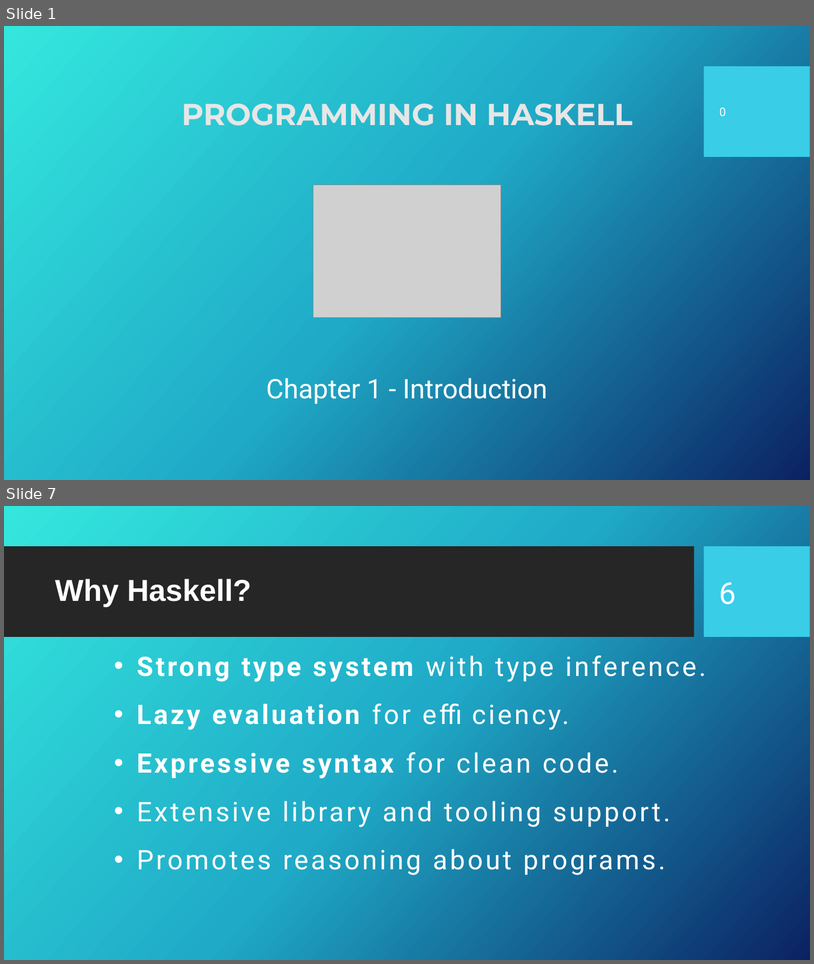
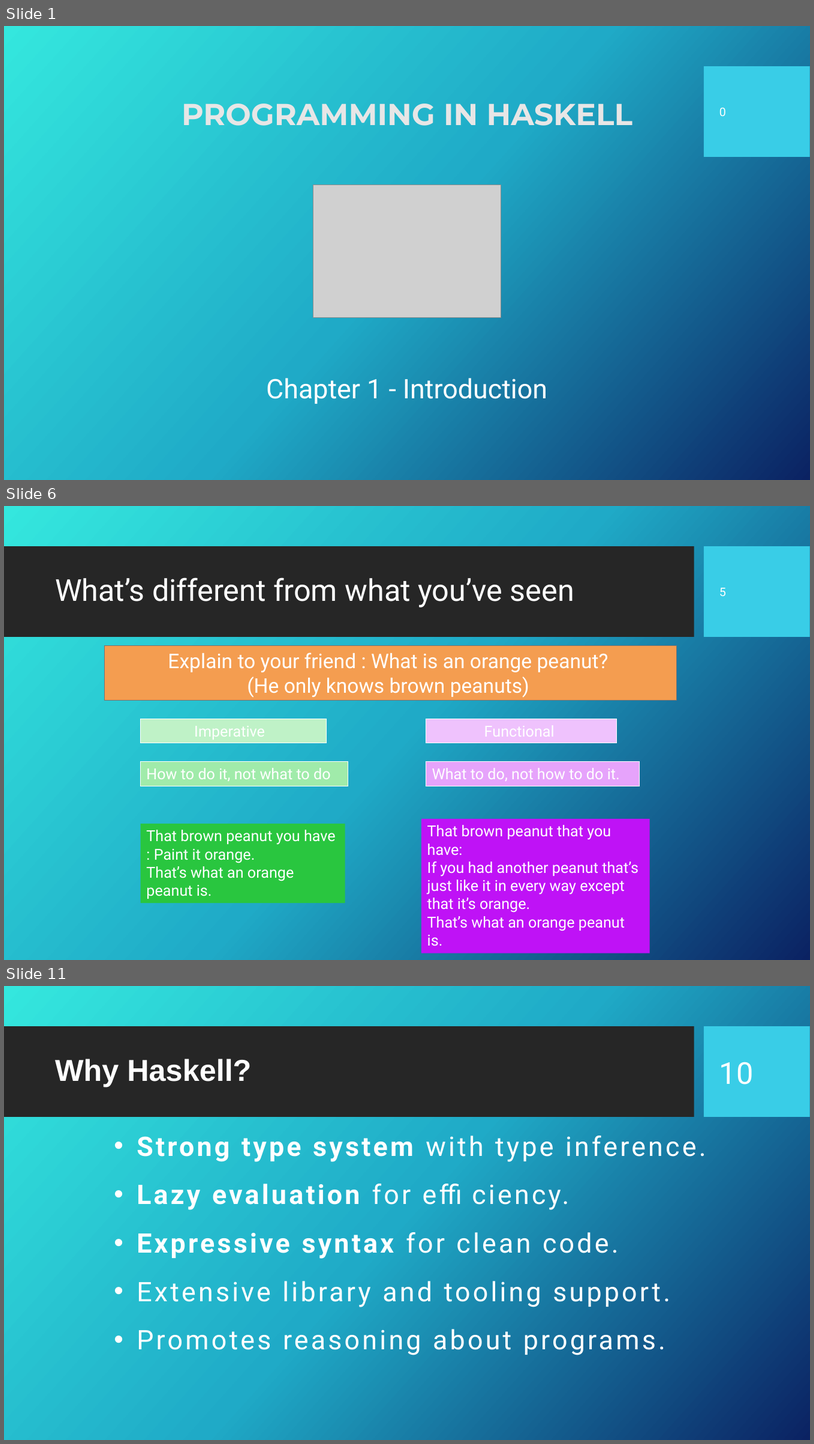
Before and after one commit to Fun-Prog-26/fun-prog-26, a slide deck: topic02-first-steps/unit-02a-lectures/talk-1/a-introduction-to-haskell.pptx. Shown one above the other, each under a label of ours: slides 1 and 7 before the commit, slides 1, 6 and 11 after it; the slides between them are not shown. The pictures are 814x964 and 814x1444 pixels, drawn with LibreOffice and Linux fonts; fonts in the diff are those of the drawing; grey boxes stand for pictures; background and template pictures are left out. Boxes give left, top, right and bottom in pixels: in the first picture for what was removed or moved away, otherwise in the second. Text is boxed around its words. In the diff, an @@ line names an element or a change of style, - is before the commit and + after.

```diff
--- a/topic02-first-steps/unit-02a-lectures/talk-1/a-introduction-to-haskell.pptx
+++ b/topic02-first-steps/unit-02a-lectures/talk-1/a-introduction-to-haskell.pptx
@@ slide 6 added at (x1=4, y1=506, x2=810, y2=960), background picture (left out); not listed: 2 template elements that a slide beside it also shows @@
@@ title added at (x1=55, y1=577, x2=575, y2=607), 36 pt, text #FFFFFF @@
+What’s different from what you’ve seen
@@ page number added at (x1=720, y1=588, x2=726, y2=596), 14 pt, text #FFFFFF @@
+5
@@ rectangle added at (x1=105, y1=646, x2=677, y2=701), fill #F49D50, outline #767171 0.75 pt, 24 pt, text #FFFFFF @@
+Explain to your friend : What is an orange peanut?
+(He only knows brown peanuts)
@@ rectangle added at (x1=141, y1=718, x2=326, y2=742), fill #BFF2C7, outline #FFFFFF 0.75 pt, 18 pt, text #FFFFFF @@
+Imperative
@@ rectangle added at (x1=426, y1=718, x2=617, y2=742), fill #EFC2FD, outline #FFFFFF 0.75 pt, 18 pt, text #FFFFFF @@
+Functional
@@ rectangle added at (x1=141, y1=761, x2=348, y2=786), fill #A0EBAA, outline #FFFFFF 0.75 pt, 18 pt, text #FFFFFF @@
+How to do it, not what to do
@@ rectangle added at (x1=426, y1=761, x2=640, y2=786), fill #E6A3FB, outline #FFFFFF 0.75 pt, 18 pt, text #FFFFFF @@
+What to do, not how to do it.
@@ rectangle added at (x1=141, y1=823, x2=346, y2=903), fill #29C63F, 18 pt, text #FFFFFF @@
+That brown peanut you have : Paint it orange.
+That’s what an orange peanut is.
@@ rectangle added at (x1=422, y1=819, x2=650, y2=953), fill #BF12F6, 18 pt, text #FFFFFF @@
+That brown peanut that you have:
+If you had another peanut that’s just like it in every way except that it’s orange.
+That’s what an orange peanut is.
@@ what was slide 7 is now slide 11 @@
@@ page number at (x1=720, y1=1062, x2=754, y2=1084): text changed @@
-6
+10
```
Also in this commit, not shown: 5 slides changed, 4 other slides added, 1 slide removed, 4 other files.
